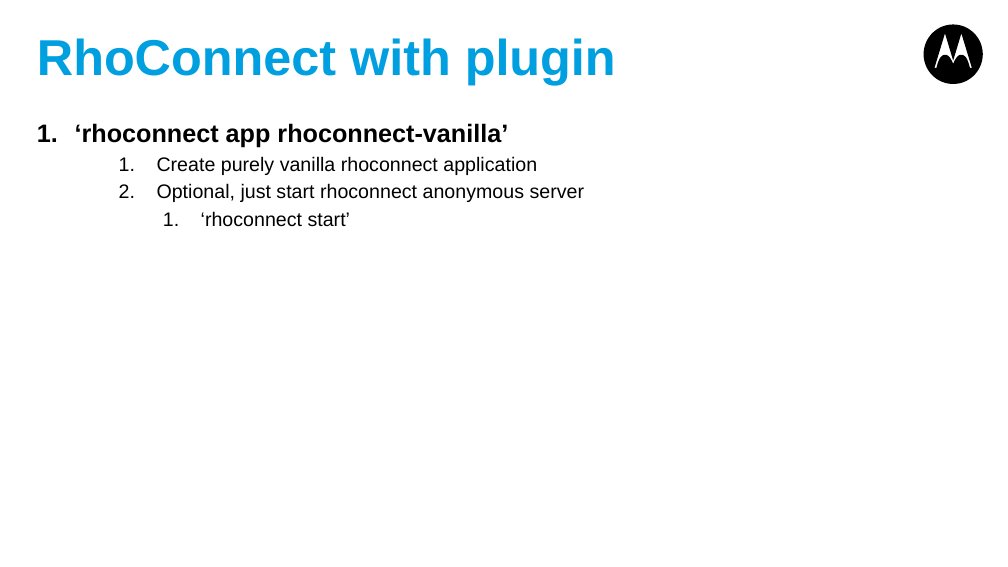
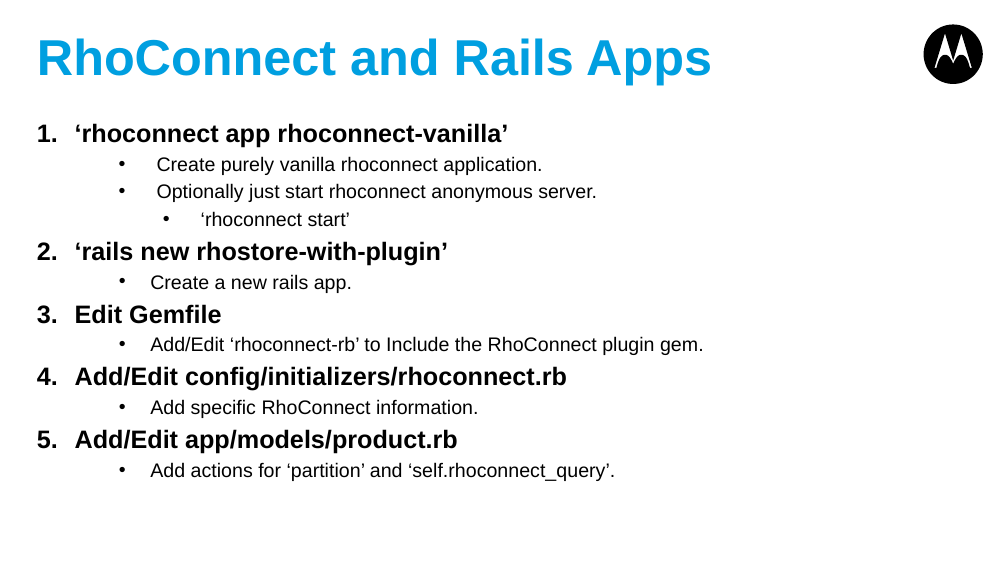
Before and after one commit to shurab/Rhoconnect-Demo, a slide deck: slide 19 of Rhoconnect-appforum.pptx (slide 18 before the commit). Drawn at 1008x567 pixels with LibreOffice and Linux fonts; fonts in the diff are those of the drawing. Boxes give left, top, right and bottom in pixels: in the first picture for what was removed or moved away, otherwise in the second. Text is boxed around its words. In the diff, an @@ line names an element or a change of style, - is before the commit and + after.

Commit message:
Added and edited slide deck for presentation

```diff
--- a/Rhoconnect-appforum.pptx
+++ b/Rhoconnect-appforum.pptx
@@ title at [37,38,712,85]: text changed @@
-RhoConnect with plugin
+RhoConnect and Rails Apps
@@ text at [157,156,597,202]: text changed @@
-  1. Create purely vanilla rhoconnect application
-  2. Optional, just start rhoconnect anonymous server
+  • Create purely vanilla rhoconnect application.
+  • Optionally just start rhoconnect anonymous server.
@@ text at [75,241,704,481]: paragraphs added @@
+2. ‘rails new rhostore-with-plugin’
+  • Create a new rails app.
+3. Edit Gemfile
+  • Add/Edit ‘rhoconnect-rb’ to Include the RhoConnect plugin gem.
+4. Add/Edit config/initializers/rhoconnect.rb
+  • Add specific RhoConnect information.
+5. Add/Edit app/models/product.rb
+  • Add actions for ‘partition’ and ‘self.rhoconnect_query’.
```
Also in this commit, not shown: 10 other slides changed, 2 slides added, 1 slide removed.
